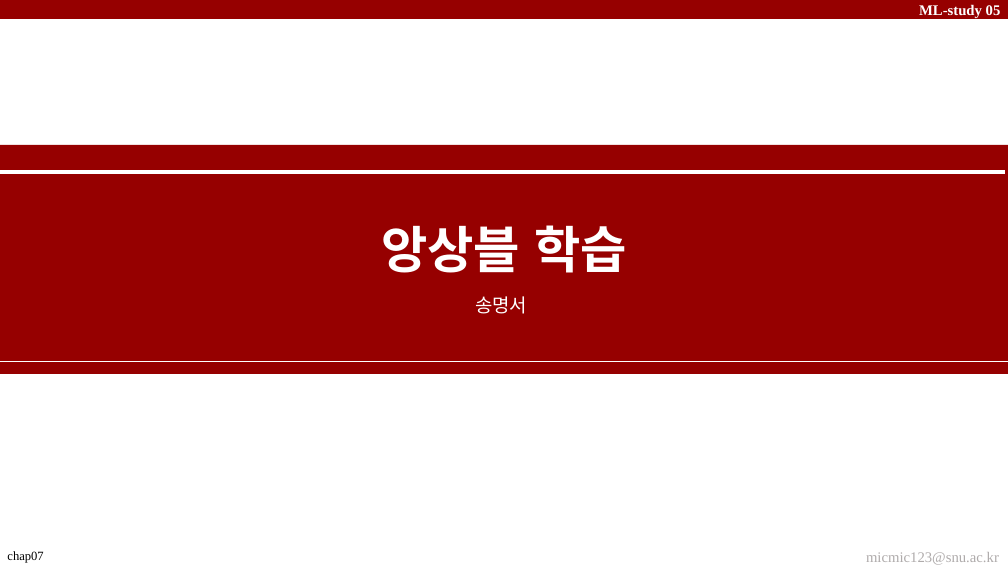
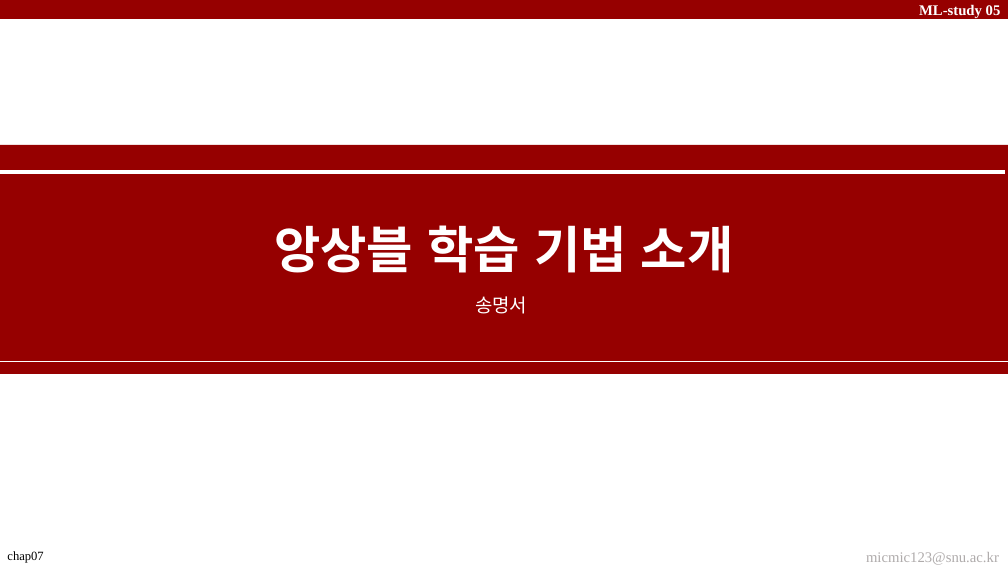
Before and after one commit to micmic123/ML-Study, a slide deck: slide 1 of ppt/ML_Study_Ch7.pptx. Drawn at 1008x567 pixels with LibreOffice and Linux fonts; fonts in the diff are those of the drawing. Boxes give left, top, right and bottom in pixels: in the first picture for what was removed or moved away, otherwise in the second. Text is boxed around its words. In the diff, an @@ line names an element or a change of style, - is before the commit and + after.

```diff
--- a/ppt/ML_Study_Ch7.pptx
+++ b/ppt/ML_Study_Ch7.pptx
@@ text at [274,225,734,273]: text changed @@
-앙상블 학습
+앙상블 학습 기법 소개
```
Also in this commit, not shown: 1 other slide changed, 6 slides added, 1 slide removed.
